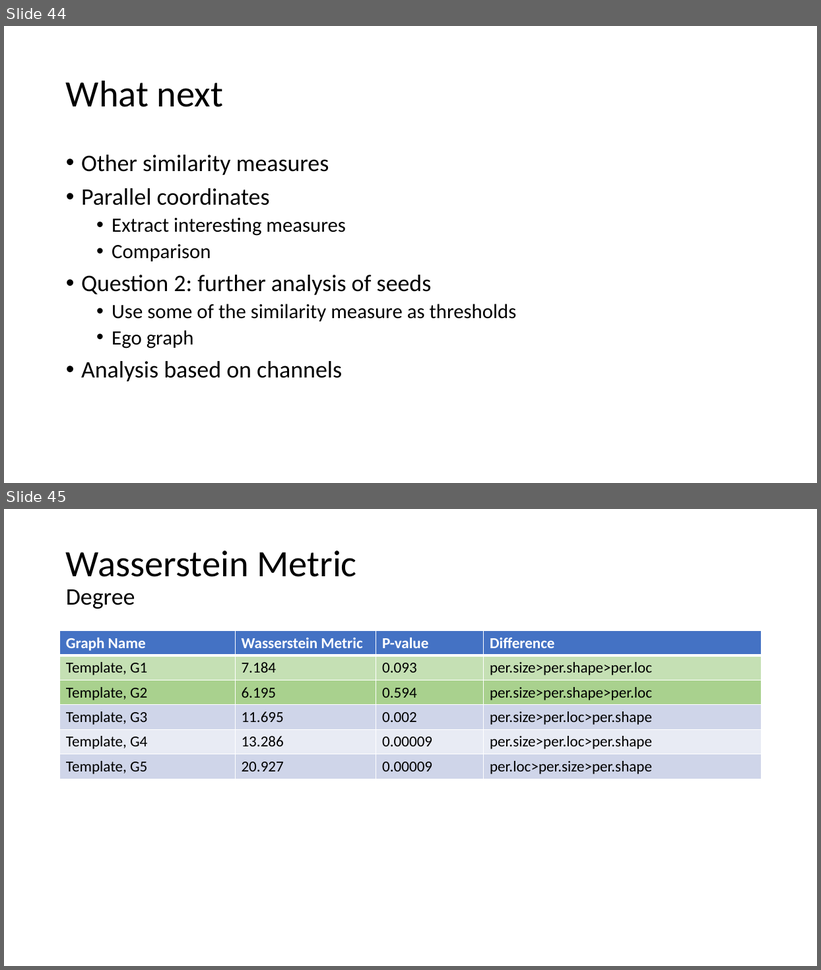
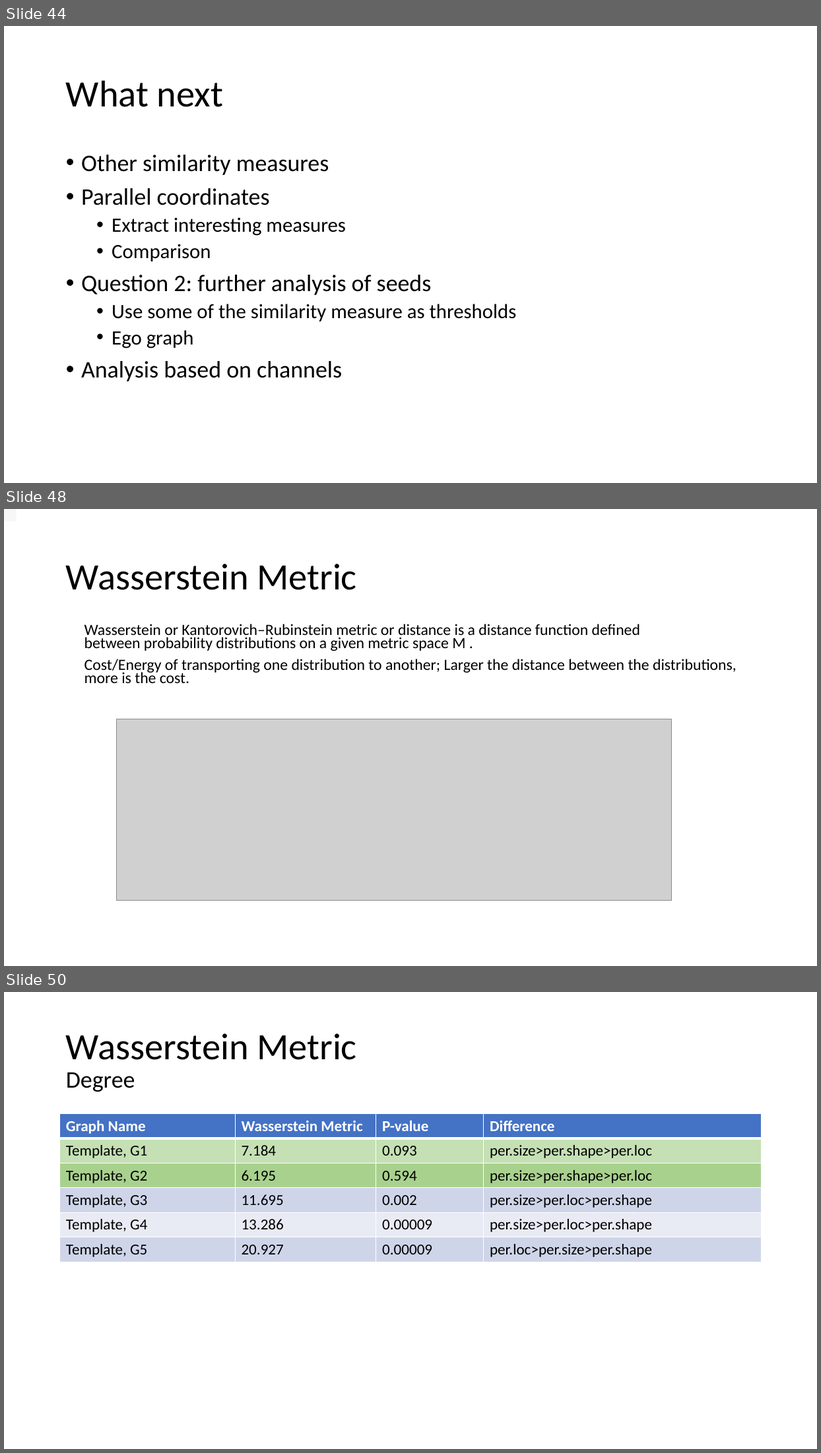
Before and after one commit to AtrayeeNeog/Visualization_2019-20, a slide deck: Documentation/Presentation/Project_Presentation_v3.pptx. Shown one above the other, each under a label of ours: slides 44 and 45 before the commit, slides 44, 48 and 50 after it; the slides between them are not shown. The pictures are 821x970 and 821x1453 pixels, drawn with LibreOffice and Linux fonts; fonts in the diff are those of the drawing; grey boxes stand for pictures. Boxes give left, top, right and bottom in pixels: in the first picture for what was removed or moved away, otherwise in the second. Text is boxed around its words. In the diff, an @@ line names an element or a change of style, - is before the commit and + after.

```diff
--- a/Documentation/Presentation/Project_Presentation_v3.pptx
+++ b/Documentation/Presentation/Project_Presentation_v3.pptx
@@ slide 48 added at (4, 509, 817, 966), background #FFFFFF @@
@@ rectangle added at (4, 509, 16, 521), fill #F7F7F7 @@
@@ title added at (66, 564, 356, 590), 44 pt, text #000000 @@
+Wasserstein Metric
@@ text added at (85, 624, 737, 683), 18.5 pt, text #000000 @@
+Wasserstein or Kantorovich–Rubinstein metric or distance is a distance function defined between probability distributions on a given metric space M .
+Cost/Energy of transporting one distribution to another; Larger the distance between the distributions, more is the cost.
@@ picture added at (117, 719, 671, 900) @@
@@ what was slide 45 is now slide 50 @@
```
Also in this commit, not shown: 6 other slides added, 42 slides removed, 2 other files.
